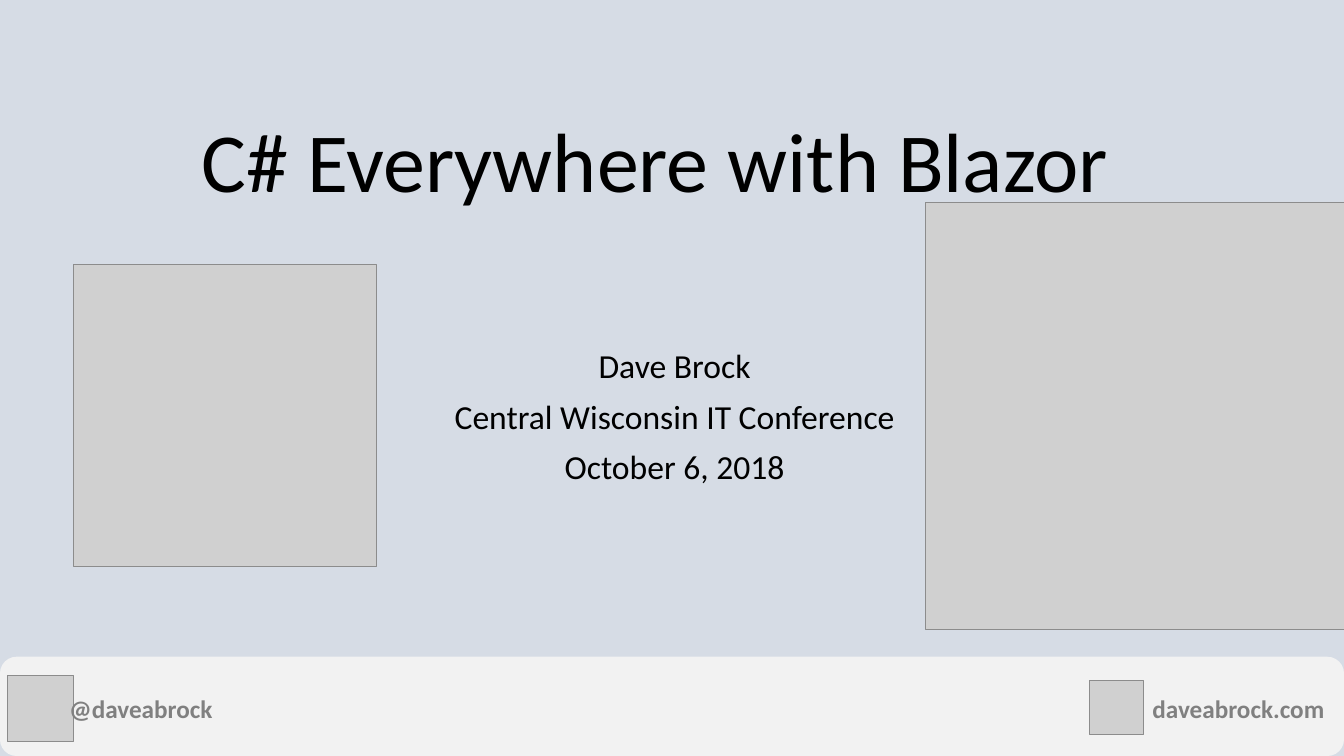
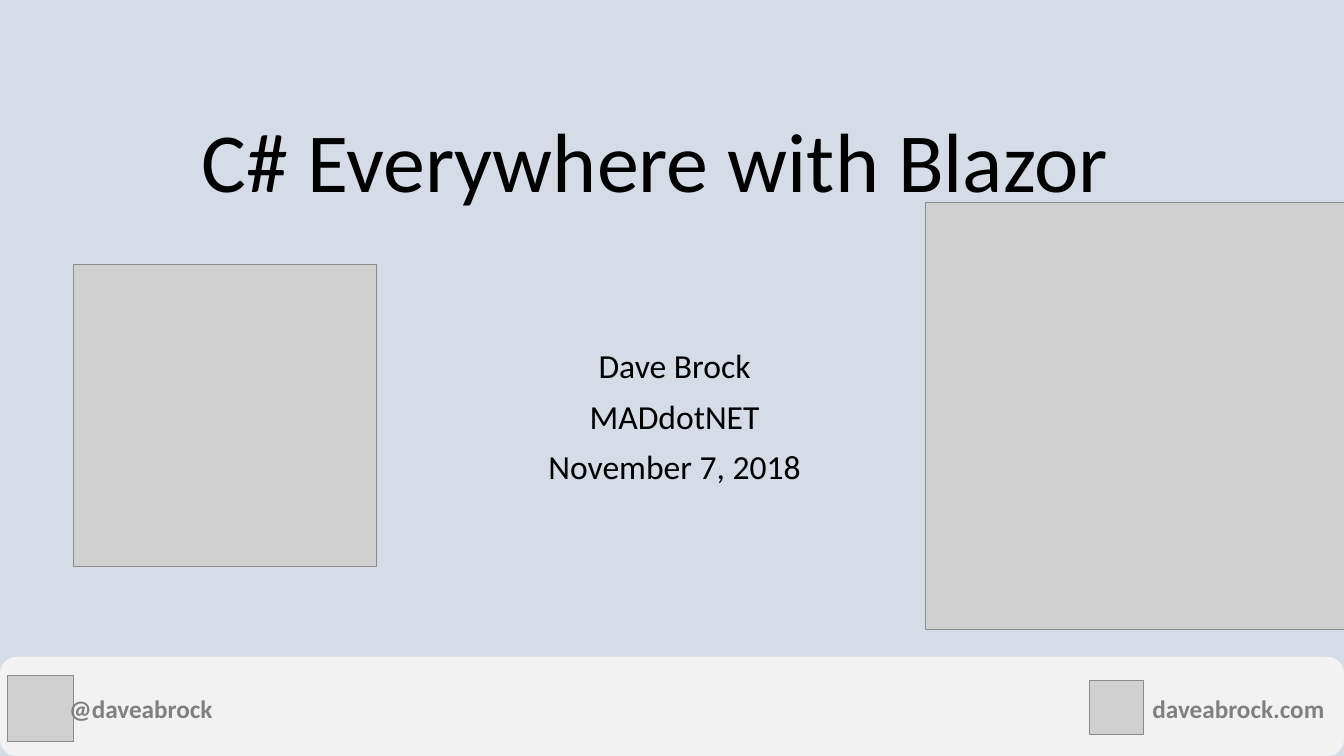
Before and after one commit to daveabrock/csharp-everywhere, a slide deck: slide 1 of slides/C# Everywhere with Blazor.pptx. Drawn at 1344x756 pixels with LibreOffice and Linux fonts; fonts in the diff are those of the drawing; grey boxes stand for pictures. Boxes give left, top, right and bottom in pixels: in the first picture for what was removed or moved away, otherwise in the second. Text is boxed around its words. In the diff, an @@ line names an element or a change of style, - is before the commit and + after.

```diff
--- a/slides/C# Everywhere with Blazor.pptx
+++ b/slides/C# Everywhere with Blazor.pptx
@@ subtitle at bbox=[548, 405, 801, 483]: text changed @@
-Central Wisconsin IT Conference
-October 6, 2018
+MADdotNET
+November 7, 2018
```
Also in this commit, not shown: 3 other slides changed, 1 slide added, 8 slides removed.
